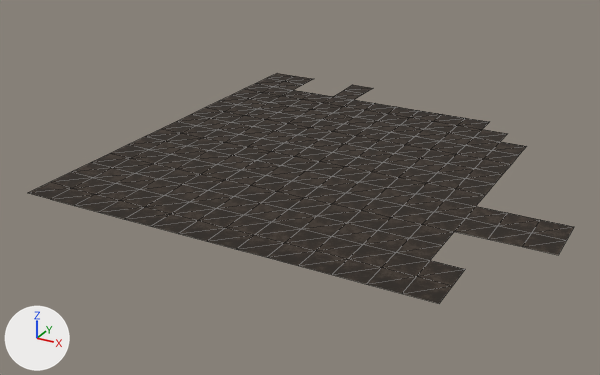
A saved change to the glTF model Assets/3D/CaveCamp/floor_0_-10.glb.
Rendered twice from a 50 mm camera at (76.2, 508.9, 43.8) aimed at (23.6, 604.5, -4.0). The lights are fixed; the arrows at lower left show +X, +Y and +Z. The first picture is the older version. Mesh edges are drawn as thin lines. Vertices at exactly the same position are counted once.

Objects in the first picture: 'floor_0_-10'.
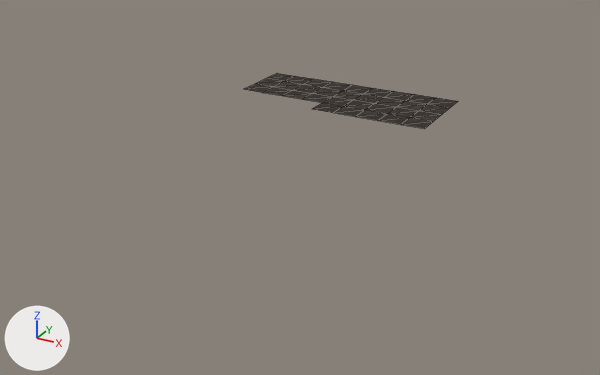
Edits to the scene script, one JSON object a line:
```json
{"block": "me_floor_0__10", "where": "# used by ob_floor_0__10; location = (0.0, 0.0, 0.0)"}
{"op": "remove", "block": "me_floor_0__10", "code": "me_floor_0__10.from_pydata(...)  # 229 vertices, 386 faces; spans x -2.0..62.0, y 578.0..642.0, z 0.0"}
{"op": "add", "block": "me_floor_0__10", "code": "me_floor_0__10.from_pydata(...)  # 46 vertices, 64 faces; spans x -2.0..34.0, y 626.0..642.0, z 0.0"}
{"block": "me_floor_0__10", "change": "me_floor_0__10 part 1"}
{"block": "me_floor_0__10", "change": "193 vertices are removed from x -2.0..62.0, y 578.0..634.0, z 0.0"}
{"block": "me_floor_0__10", "change": "346 faces are deleted"}
{"block": "me_floor_0__10", "change": "3 vertices are added at (26.0, 642.0, 0.0), (30.0, 642.0, 0.0), (34.0, 642.0, 0.0)"}
{"block": "me_floor_0__10", "change": "7 new vertices lie (4.0, 4.0, 0.0) away from vertices in x 6.0..30.0, y 634.0..638.0, z 0.0"}
{"block": "me_floor_0__10", "change": "24 new faces join them"}
```

Changed parts and their boxes (x1, y1, x2, y2) in the pictures (600 x 375 px):
```json
{"object": "floor_0_-10", "change": "reshaped", "before": [28, 73, 574, 304], "after": [244, 73, 458, 129], "on screen": "61% narrower, 75% shorter"}
{"part": 1, "of": "me_floor_0__10", "change": "cut back", "before": [28, 89, 574, 304], "after": [294, 79, 458, 114]}
```
